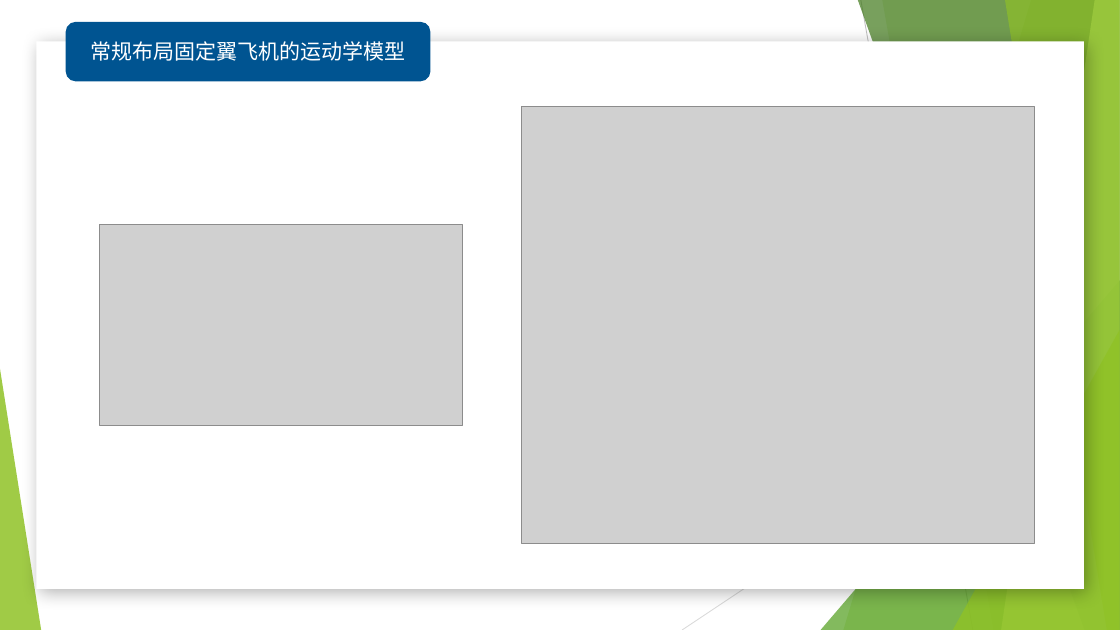
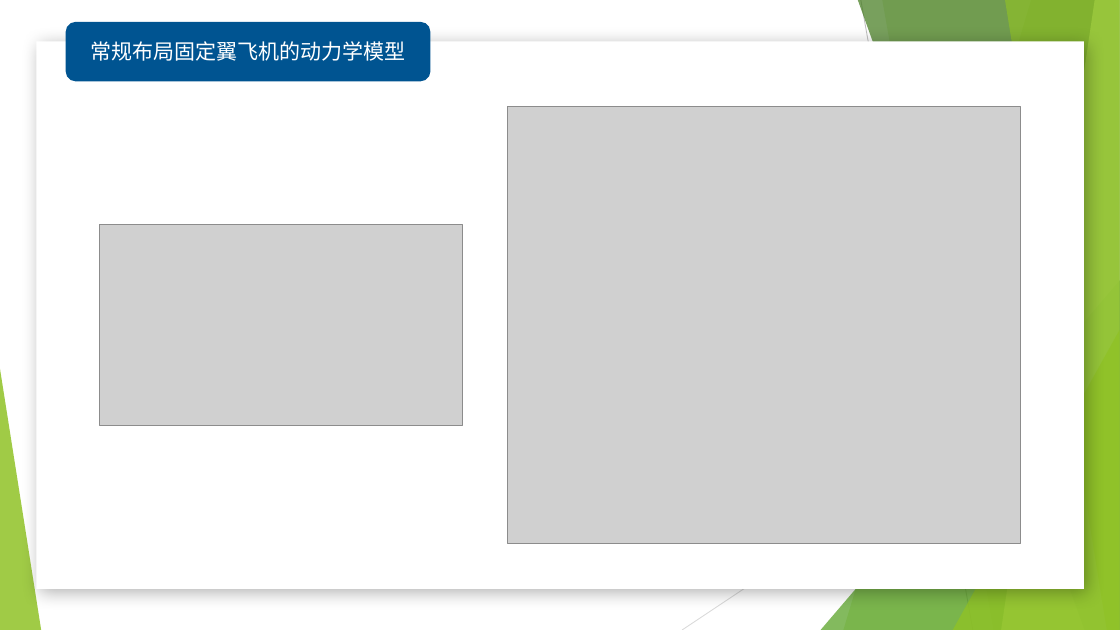
Before and after one commit to Substantiv/FastPlanner, a slide deck: slide 5 of StateEstimate/扩展卡尔曼滤波器及其在固定翼飞机状态估计中的应用.pptx. Drawn at 1120x630 pixels with LibreOffice and Linux fonts; fonts in the diff are those of the drawing; grey boxes stand for pictures; background and template pictures are left out. Boxes give left, top, right and bottom in pixels: in the first picture for what was removed or moved away, otherwise in the second. Text is boxed around its words. In the diff, an @@ line names an element or a change of style, - is before the commit and + after.

```diff
--- a/StateEstimate/扩展卡尔曼滤波器及其在固定翼飞机状态估计中的应用.pptx
+++ b/StateEstimate/扩展卡尔曼滤波器及其在固定翼飞机状态估计中的应用.pptx
@@ text in rounded rectangle at <box>91,41,406,61</box>: text changed @@
-常规布局固定翼飞机的运动学模型
+常规布局固定翼飞机的动力学模型
@@ picture: place and size @@
-picture at <box>522,107,1035,544</box>
+picture at <box>507,107,1021,544</box>
```
Also in this commit, not shown: 9 other slides changed, 9 other files.
